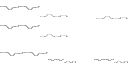
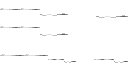
Layers edited between the first and the second (128, 64) image:
hid "dune", painted on it over [0, 6, 128, 63]
added layer "wild" in group "trims" over [0, 6, 128, 63]
